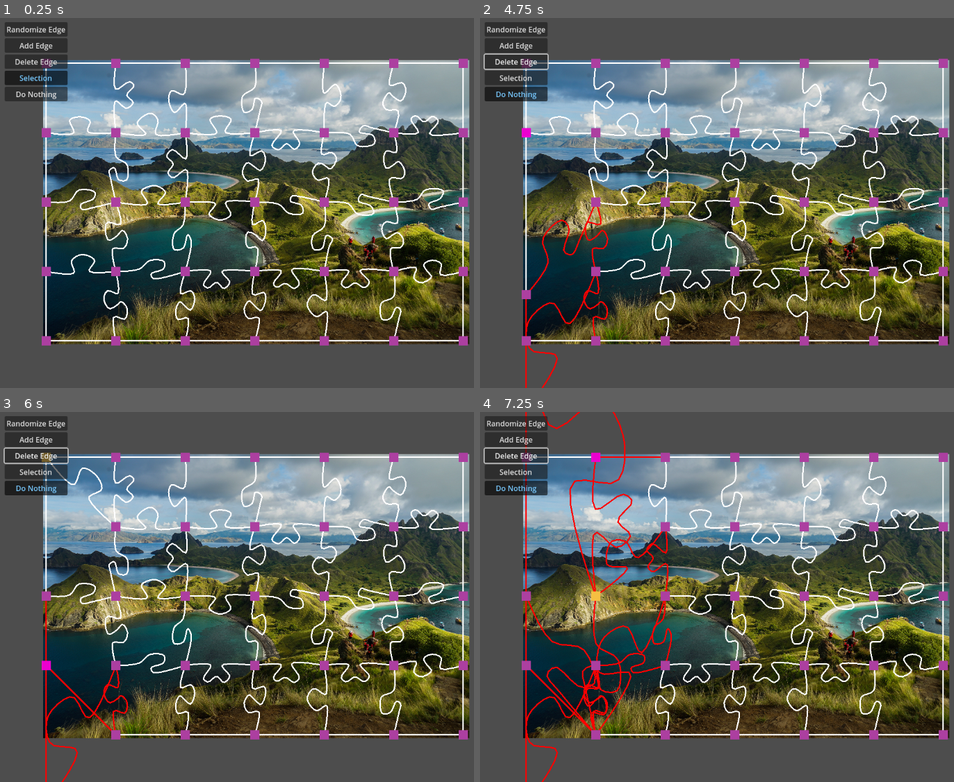
Above: before the commit, frames 1-4 (two rows, left to right).
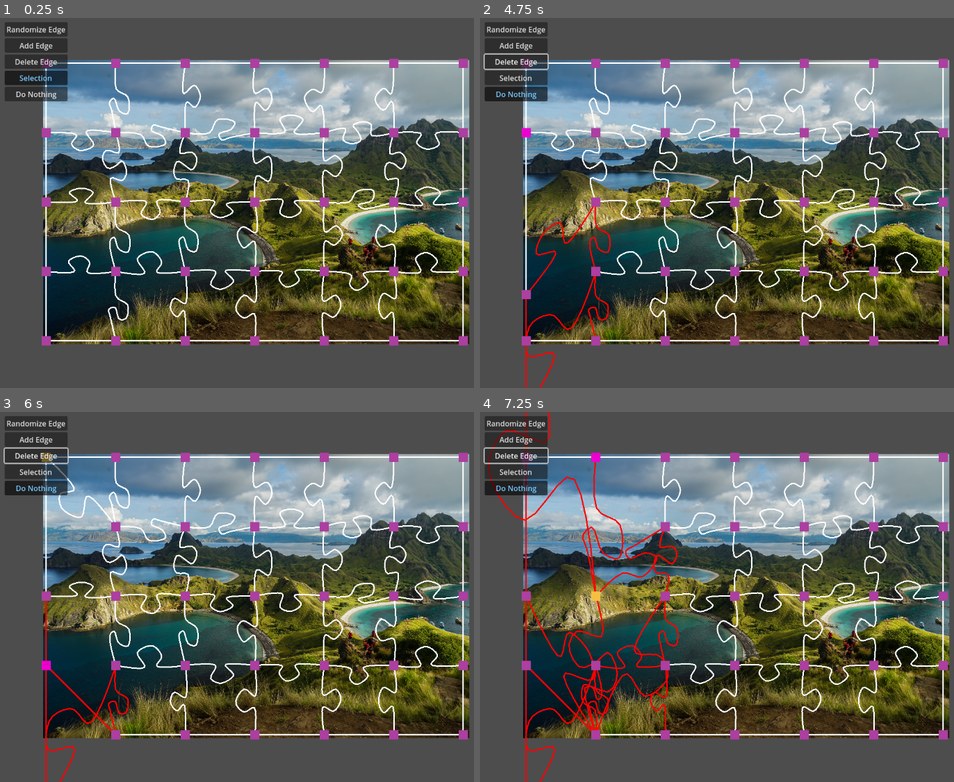
Above: after the commit, the same moments.

Repository: kreibaum/puzzle-shark
Game: Godot game, scene res://editor.tscn
Same seed, same stepped clock (60 frames per second), same inputs: the game is played once before the commit and once after it.
Inputs (mouse positions are in pixels of both pictures, inside the frame that each line leads up to):
- Up to frame 1 (0.25 s): no input
- Up to frame 2 (4.75 s): click "Randomize Edge" at 0.5 s; click "Add Edge" at 1.25 s; click "Selection" at 2 s; click "Do Nothing" at 2.75 s; tap Enter at 3.5 s; drag from (527, 62) to (527, 203) at 3.52 s; drag from (527, 132) to (527, 269) at 4.27 s
- Up to frame 3 (6 s): move the mouse to (47, 689) at 5.02 s; hold Ctrl 5.03-5.75 s; click (47, 689) at 5.17 s; drag from (47, 733) to (47, 526) at 5.77 s
- Up to frame 4 (7.25 s): drag from (593, 456) to (593, 597) at 6.52 s

The runs differ from the first frame. In frame 1, 7.1% of the frame differs, in the area x 10-97%, y 13-87%; in frame 2, 7.5%; in frame 3, 7.4%; in frame 4, 8.6%, in the area x 1-97%, y 0-100%.

Commit message:
Add weights to the edge templates.

Diff:
--- a/EdgeGenerator.gd
+++ b/EdgeGenerator.gd
@@ -4,17 +4,43 @@
 ## It takes one of its children and uses it as a template for the path.
 ## It also adds some jitter.
 
+var children: Array[EdgeTemplate] = []
+var total_frequency: float = 0.0
 
-## We want to see this in design mode but not in the game.
+
 func _ready():
+	# We want to see this in design mode but not in the game.
 	visible = false
+
+	# Iterate all the children. They must all be EdgeTemplate nodes.
+	for i in range(get_child_count()):
+		var child = get_child(i)
+		if child is EdgeTemplate:
+			children.append(child)
+			total_frequency += child.frequency
+
+
+## Returns a random child based on the frequency of each child.
+func random_weighted_child() -> EdgeTemplate:
+	# Pick a random number between 0 and the total frequency.
+	var random = randf() * total_frequency
+	var sum = 0.0
+
+	# Iterate all the children and add their frequency to the sum.
+	# If the sum is greater than the random number, we have found the child.
+	for i in range(children.size()):
+		sum += children[i].frequency
+		if sum > random:
+			return children[i]
+
+	# If we get here, we have a problem.
+	print("Error: Could not find a child for the edge generator.")
+	return null
 
 
 func random_line() -> PackedVector2Array:
-	# Pick a random child
-	var child = get_child(randi() % get_child_count())
-	# Get the line from the child
-	var line: PackedVector2Array = child.points
+	# Pick a random child, get the line from the child
+	var line: PackedVector2Array = random_weighted_child().points.duplicate()
 
 	# Randomizes the shape of the edge by adding a random offset to each point.
 	# May also flip the edge with a probability of 0.5.
--- /dev/null
+++ b/EdgeTemplate.gd
@@ -0,0 +1,4 @@
+class_name EdgeTemplate extends Line2D
+
+@export var frequency: float = 1.0
+@export var template_name: String
--- a/puzzle_canvas.tscn
+++ b/puzzle_canvas.tscn
@@ -1,8 +1,9 @@
-[gd_scene load_steps=5 format=3 uid="uid://dlgf7q63selrp"]
+[gd_scene load_steps=6 format=3 uid="uid://dlgf7q63selrp"]
 
 [ext_resource type="Script" path="res://PuzzleCanvas.gd" id="1_y76fk"]
 [ext_resource type="Script" path="res://SelectionBox.gd" id="2_yor7s"]
 [ext_resource type="Script" path="res://EdgeGenerator.gd" id="3_ye8um"]
+[ext_resource type="Script" path="res://EdgeTemplate.gd" id="4_4oj1y"]
 
 [sub_resource type="RectangleShape2D" id="RectangleShape2D_awmdd"]
 size = Vector2(1, 1)
@@ -29,16 +30,27 @@
 [node name="TwoKnobSymetry" type="Line2D" parent="EdgeGenerator"]
 position = Vector2(161, -60)
 points = PackedVector2Array(-22, 150, 145, 179, 129, 95, 188, 68, 265, 104, 231.236, 158.022, 205, 200, 272, 234, 335, 214, 333, 132, 511, 161)
+script = ExtResource("4_4oj1y")
+template_name = "Snake"
 
 [node name="BreakingWave" type="Line2D" parent="EdgeGenerator"]
 position = Vector2(-160, -465)
 points = PackedVector2Array(69, 422, 257, 405, 318, 318, 439, 315, 430, 378, 337, 422, 363, 456, 421, 446, 606, 393)
+script = ExtResource("4_4oj1y")
+frequency = 3.0
+template_name = "Wave"
 
 [node name="VanillaKnob" type="Line2D" parent="EdgeGenerator"]
 position = Vector2(638, -8)
 points = PackedVector2Array(-44, 0, 95, 0, 70, -50, 120, -80, 170, -50, 145, 0, 284, 2)
 width = 3.0
 joint_mode = 1
+script = ExtResource("4_4oj1y")
+frequency = 10.0
+template_name = "Default"
 
 [node name="HeartShape" type="Line2D" parent="EdgeGenerator"]
 points = PackedVector2Array(136, 472, 403, 485, 319, 342, 376, 297, 459, 359, 548, 306, 609, 361, 521, 490, 860, 487)
+script = ExtResource("4_4oj1y")
+frequency = 0.2
+template_name = "Heart"
